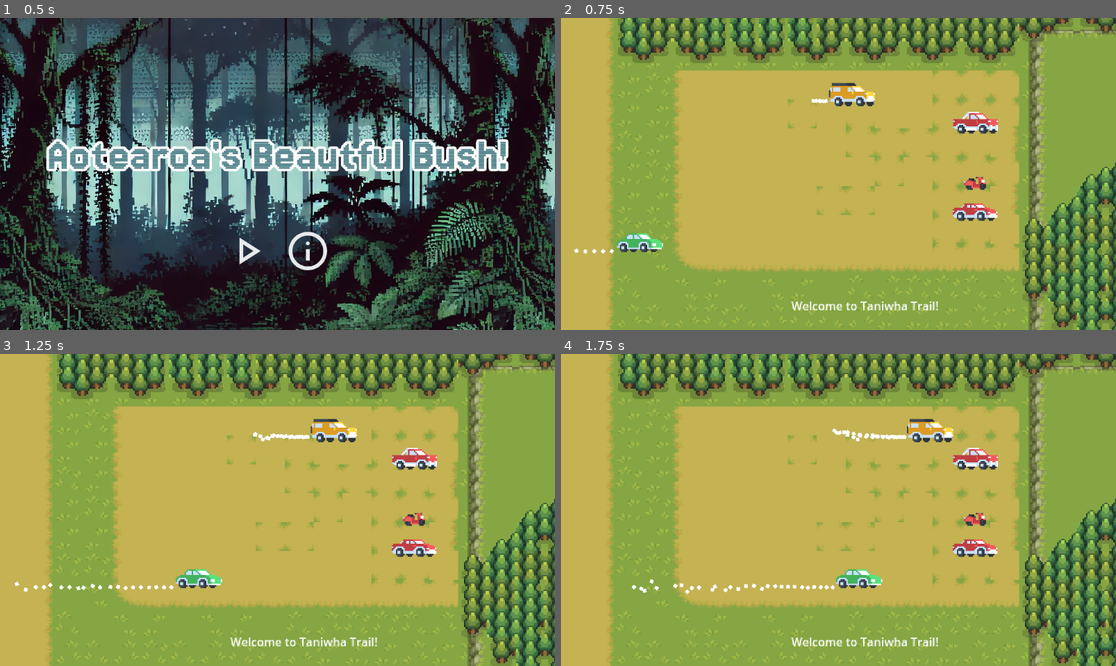
Above: before the commit, frames 1-4 (two rows, left to right).
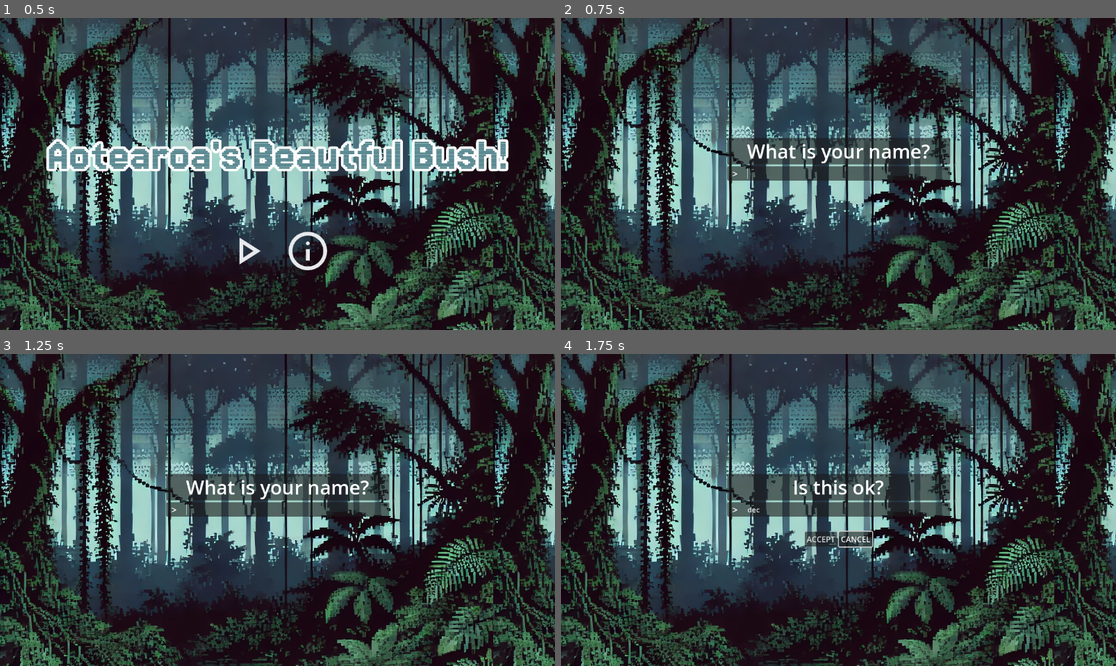
Above: after the commit, the same moments.

Repository: warauu/NZ-Bush-Game
Game: Godot game, scene res://Scenes/title_screen.tscn
Same seed, same stepped clock (60 frames per second), same inputs: the game is played once before the commit and once after it. The engine's default icon, where the game draws it, is replaced by a stand-in: a white triangle on a blue panel in a dark square.
Inputs (mouse positions are in pixels of both pictures, inside the frame that each line leads up to):
- Up to frame 1 (0.5 s): no input
- Up to frame 2 (0.75 s): click (810, 252) at 0.5 s
- Up to frame 3 (1.25 s): no input
- Up to frame 4 (1.75 s): tap Enter (ui_accept) at 1.25, 1.52 s; move the mouse to (960, 494) at 1.27 s; hold D (right) from 1.28 s (still down); hold E (e) from 1.28 s (still down); tap C (chat) at 1.35 s

Frame 1 is identical in both runs. In frame 2, 99% of the frame differs, in the area x 0-100%, y 0-100%; in frame 3, 99%; in frame 4, 99%.

Commit message:
Tuesday 24th September
Added a player name input.

Diff:
--- a/NZ Bush Game 3/Dialogue/tourguide_dialogue_1.json
+++ b/NZ Bush Game 3/Dialogue/tourguide_dialogue_1.json
@@ -2,6 +2,7 @@
 	{"name": "Tour Guide", "text": "Hello there!"},
 	{"name": "Tour Guide", "text": "Hello, *, Welcome to Taniwha Trail!"},
 	{"name": "*", "text": "Hello! This place looks beautiful!"},
-	{"name": "Tour Guide", "text": "Yes, A lot of trails in Aotearoa (New Zealand) are absolutely beautiful"},
-	{"name": "Tour Guide", "text": "Please go through this path when you are ready, I will accompany you!"},
+	{"name": "Tour Guide", "text": "Yes, A lot of trails in Aotearoa"},
+	{"name": "Tour Guide", "text": "(New Zealand) are absolutely beautiful!"},
+	{"name": "Tour Guide", "text": "I will accompany you once you are ready to go through this path"},
 ]
--- a/NZ Bush Game 3/Scenes/bush_2.tscn
+++ b/NZ Bush Game 3/Scenes/bush_2.tscn
@@ -150,7 +150,9 @@
 limit_left = -200
 
 [node name="TourGuideNpc" parent="Main" instance=ExtResource("10_6uxw8")]
-position = Vector2(-164, 380)
+position = Vector2(-138, 355)
+file_root = "res://Dialogue/tourguide_dialogue_1.json"
+roam = false
 
 [node name="BushCutscene" type="Node2D" parent="."]
 
--- a/NZ Bush Game 3/Scenes/dialogue.tscn
+++ b/NZ Bush Game 3/Scenes/dialogue.tscn
@@ -9,7 +9,6 @@
 offset_right = 80.0
 offset_bottom = 42.0
 script = ExtResource("1_kwqny")
-file_root = "res://Dialogue/worker_dialogue_1.json"
 
 [node name="NinePatchRect" type="NinePatchRect" parent="."]
 layout_mode = 0
@@ -36,5 +35,5 @@
 offset_top = 9.0
 offset_right = 188.0
 offset_bottom = 84.0
-scale = Vector2(0.4, 0.4)
+scale = Vector2(0.35, 0.35)
 text = "Chatting..."
--- a/NZ Bush Game 3/Scenes/npc.tscn
+++ b/NZ Bush Game 3/Scenes/npc.tscn
@@ -166,6 +166,7 @@
 
 [node name="Npc" type="CharacterBody2D"]
 script = ExtResource("1_f2csr")
+file_root = "res://Dialogue/worker_dialogue_1.json"
 
 [node name="AnimatedSprite2D" type="AnimatedSprite2D" parent="."]
 sprite_frames = SubResource("SpriteFrames_ja47e")
--- /dev/null
+++ b/NZ Bush Game 3/Scenes/pre-game.tscn
@@ -0,0 +1,74 @@
+[gd_scene load_steps=3 format=3 uid="uid://pch1qshh4mfa"]
+
+[sub_resource type="StyleBoxEmpty" id="StyleBoxEmpty_i0r4t"]
+
+[sub_resource type="StyleBoxEmpty" id="StyleBoxEmpty_r8ili"]
+
+[node name="AskForName" type="Control"]
+layout_mode = 3
+anchors_preset = 15
+anchor_right = 1.0
+anchor_bottom = 1.0
+grow_horizontal = 2
+grow_vertical = 2
+
+[node name="MarginContainer" type="MarginContainer" parent="."]
+layout_mode = 1
+anchors_preset = 8
+anchor_left = 0.5
+anchor_top = 0.5
+anchor_right = 0.5
+anchor_bottom = 0.5
+offset_left = -231.5
+offset_top = -75.5
+offset_right = 231.5
+offset_bottom = 75.5
+grow_horizontal = 2
+grow_vertical = 2
+
+[node name="VBoxContainer" type="VBoxContainer" parent="MarginContainer"]
+layout_mode = 2
+
+[node name="Text" type="PanelContainer" parent="MarginContainer/VBoxContainer"]
+layout_mode = 2
+
+[node name="Label" type="Label" parent="MarginContainer/VBoxContainer/Text"]
+layout_mode = 2
+theme_override_font_sizes/font_size = 40
+text = "What is your name?"
+horizontal_alignment = 1
+
+[node name="InputArea" type="PanelContainer" parent="MarginContainer/VBoxContainer"]
+layout_mode = 2
+
+[node name="HBoxContainer" type="HBoxContainer" parent="MarginContainer/VBoxContainer/InputArea"]
+layout_mode = 2
+
+[node name="Label" type="Label" parent="MarginContainer/VBoxContainer/InputArea/HBoxContainer"]
+layout_mode = 2
+theme_override_font_sizes/font_size = 20
+text = "  >   "
+
+[node name="LineEdit" type="LineEdit" parent="MarginContainer/VBoxContainer/InputArea/HBoxContainer"]
+layout_mode = 2
+size_flags_horizontal = 3
+theme_override_font_sizes/font_size = 15
+theme_override_styles/normal = SubResource("StyleBoxEmpty_i0r4t")
+theme_override_styles/focus = SubResource("StyleBoxEmpty_r8ili")
+max_length = 10
+
+[node name="Label" type="Label" parent="MarginContainer/VBoxContainer"]
+layout_mode = 2
+
+[node name="HBoxContainer" type="HBoxContainer" parent="MarginContainer/VBoxContainer"]
+visible = false
+layout_mode = 2
+size_flags_horizontal = 4
+
+[node name="accept" type="Button" parent="MarginContainer/VBoxContainer/HBoxContainer"]
+layout_mode = 2
+text = "ACCEPT"
+
+[node name="cancel" type="Button" parent="MarginContainer/VBoxContainer/HBoxContainer"]
+layout_mode = 2
+text = "CANCEL"
--- a/NZ Bush Game 3/Scenes/title_screen.tscn
+++ b/NZ Bush Game 3/Scenes/title_screen.tscn
@@ -8,6 +8,7 @@
 [ext_resource type="Texture2D" uid="uid://dm172l7yli7c8" path="res://Art/icons/settings_24dp_E8EAED_FILL0_wght400_GRAD0_opsz24.png" id="3_jfqwo"]
 [ext_resource type="Texture2D" uid="uid://ds30i8ajydeuf" path="res://Art/icons/radio_button_unchecked_24dp_E8EAED_FILL0_wght400_GRAD0_opsz24.png" id="3_rfnbp"]
 [ext_resource type="Texture2D" uid="uid://dwaqs82cocw1l" path="res://Art/icons/arrow_back_24dp_E8EAED_FILL0_wght400_GRAD0_opsz24.png" id="3_udlsn"]
+[ext_resource type="PackedScene" uid="uid://pch1qshh4mfa" path="res://Scenes/pre-game.tscn" id="3_wk7ow"]
 [ext_resource type="Texture2D" uid="uid://buki8f2r18dly" path="res://Art/icons/info_24dp_E8EAED_FILL0_wght400_GRAD0_opsz24.png" id="4_5pdrw"]
 [ext_resource type="Texture2D" uid="uid://dgc726rdll3r2" path="res://Art/icons/settings_24dp_000000_FILL0_wght400_GRAD0_opsz24.png" id="5_73yli"]
 [ext_resource type="Texture2D" uid="uid://vqdbp2jorwox" path="res://Art/icons/arrow_back_24dp_000000_FILL0_wght400_GRAD0_opsz24.png" id="5_r3ibo"]
@@ -40,37 +41,31 @@
 grow_horizontal = 2
 grow_vertical = 2
 
-[node name="Settings" type="VBoxContainer" parent="Screens"]
+[node name="AskForName" parent="Screens" instance=ExtResource("3_wk7ow")]
 visible = false
 layout_mode = 1
-anchors_preset = 15
-anchor_right = 1.0
-anchor_bottom = 1.0
-grow_horizontal = 2
-grow_vertical = 2
 
 [node name="Info" type="VBoxContainer" parent="Screens"]
 layout_mode = 1
 anchors_preset = 15
 anchor_right = 1.0
 anchor_bottom = 1.0
-offset_left = 21.0
-offset_top = 51.0
-offset_right = -21.0
-offset_bottom = 32.0
+offset_top = 32.0
 grow_horizontal = 2
 grow_vertical = 2
 
 [node name="Label" type="Label" parent="Screens/Info"]
+custom_minimum_size = Vector2(1100, 0)
 layout_mode = 2
+size_flags_horizontal = 4
 theme_override_font_sizes/font_size = 50
 text = "A game made by Namrata Santhosh
 
-special thanks to:
-- Poopoo Head
-- Moosig
+This game was created to teach newbies about the beauty of New Zealand's (Aotearoa) bush. Learn useful facts and survival information as well!
 
 "
+horizontal_alignment = 1
+autowrap_mode = 2
 
 [node name="TextureButton" type="TextureButton" parent="Screens/Info"]
 layout_mode = 2
--- a/NZ Bush Game 3/Scripts/dialogue.gd
+++ b/NZ Bush Game 3/Scripts/dialogue.gd
@@ -18,7 +18,6 @@
 
 # exported
 @export_file("*.json") var d_file
-@export var file_root:String
 # public
 
 # private
@@ -47,16 +46,16 @@
 # public methods
 
 # private methods
-func start() -> void:
+func start(root) -> void:
 	if d_active:
 		return
 	d_active = true
 	$NinePatchRect.visible = true
-	dialogue = load_dialogue()
+	dialogue = load_dialogue(root)
 	current_dialogue_id = -1
 	next_script()
 
-func load_dialogue() -> Array:
+func load_dialogue(file_root) -> Array:
 	var file:FileAccess = FileAccess.open(file_root, FileAccess.READ)
 	var content:Array = JSON.parse_string(file.get_as_text())
 	return content
--- a/NZ Bush Game 3/Scripts/npc.gd
+++ b/NZ Bush Game 3/Scripts/npc.gd
@@ -20,8 +20,10 @@
 }
 # constants
 const SPEED:int = 30
+
 # exported
-
+@export var file_root:String
+@export var roam:bool = true
 # public
 
 # private
@@ -80,7 +82,7 @@
 
 	if Input.is_action_just_pressed("chat"):
 		print("chatting with npc")
-		$Dialogue.start()
+		$Dialogue.start(file_root)
 		is_roaming = false
 		is_chatting = true
 		$AnimatedSprite2D.play("idle")
@@ -97,10 +99,14 @@
 
 
 func _on_timer_timeout() -> void:
-	array.shuffle()
-	array2.shuffle()
-	TIMER.wait_time = array.front()
-	current_state = array2.front()
+	if !roam:
+		return
+	else:
+		array.shuffle()
+		array2.shuffle()
+		TIMER.wait_time = array.front()
+		current_state = array2.front()
+
 
 func _on_dialogue_dialogue_finished() -> void:
 	is_chatting = false
--- a/NZ Bush Game 3/Scripts/title_screen.gd
+++ b/NZ Bush Game 3/Scripts/title_screen.gd
@@ -21,7 +21,10 @@
 # public
 
 # private
+var savePath:String = "user://savefile.save"
+
 var GAME:PackedScene
+var player_name:String
 # onready
 
 
@@ -33,15 +36,18 @@
 func _ready() -> void:
 	GAME = load("res://Scenes/bush_2.tscn")
 	$TitleVBox.visible = true
+	handle_connecting_signals()
 	for i in $Screens.get_children():
 		i.visible = false
 
 # _methods
 
 func _on_play_pressed() -> void:
-	#what's your name?
 	#as you input your name, a small blurb shows up.
-	get_tree().change_scene_to_packed(GAME)
+	$TitleVBox.visible = false
+	$Screens/AskForName.visible = true
+	$Screens/AskForName/MarginContainer/VBoxContainer/InputArea/HBoxContainer/LineEdit.grab_focus()
+	await get_tree().create_timer(1.0).timeout
 
 
 func _on_info_pressed() -> void:
@@ -55,3 +61,33 @@
 # public methods
 
 # private methodsv
+func on_text_submitted(text) -> void:
+	if text:
+		await get_tree().create_timer(0.05).timeout
+		if !$Screens/AskForName/MarginContainer/VBoxContainer/Text/Label.text == "...":
+			$Screens/AskForName/MarginContainer/VBoxContainer/Text/Label.text = "Is this ok?"
+		$Screens/AskForName/MarginContainer/VBoxContainer/HBoxContainer.visible = true
+		$Screens/AskForName/MarginContainer/VBoxContainer/HBoxContainer/cancel.grab_focus()
+
+func on_accept() -> void:
+	var saveFile: FileAccess = FileAccess.open(savePath, FileAccess.WRITE)
+	var name:String
+	name = $Screens/AskForName/MarginContainer/VBoxContainer/InputArea/HBoxContainer/LineEdit.text
+	player_name = name
+	$Screens/AskForName/MarginContainer/VBoxContainer/Text/Label.text = "Welcome, " + name + " :-)"
+	$Screens/AskForName/MarginContainer/VBoxContainer/HBoxContainer.visible = false
+	saveFile.store_var(name)
+	await get_tree().create_timer(1).timeout
+	#global_script.save_data(name)
+	get_tree().change_scene_to_packed(GAME)
+
+func on_cancel() -> void:
+	$Screens/AskForName/MarginContainer/VBoxContainer/InputArea/HBoxContainer/LineEdit.grab_focus()
+	$Screens/AskForName/MarginContainer/VBoxContainer/Text/Label.text = "Take your time!"
+	$Screens/AskForName/MarginContainer/VBoxContainer/HBoxContainer.visible = false
+
+
+func handle_connecting_signals() -> void:
+	$Screens/AskForName/MarginContainer/VBoxContainer/InputArea/HBoxContainer/LineEdit.text_submitted.connect(on_text_submitted)
+	$Screens/AskForName/MarginContainer/VBoxContainer/HBoxContainer/accept.button_down.connect(on_accept)
+	$Screens/AskForName/MarginContainer/VBoxContainer/HBoxContainer/cancel.button_down.connect(on_cancel)
--- a/NZ Bush Game 3/project.godot
+++ b/NZ Bush Game 3/project.godot
@@ -12,6 +12,8 @@
 
 config/name="The NZ Bush 3"
 run/main_scene="res://Scenes/title_screen.tscn"
+config/use_custom_user_dir=true
+config/custom_user_dir_name="Bushcraft"
 config/features=PackedStringArray("4.2", "Forward Plus")
 config/icon="res://icon.svg"
 
Not shown: 1 places in NZ Bush Game 3/Scenes/title_screen.tscn that only renumber resources
